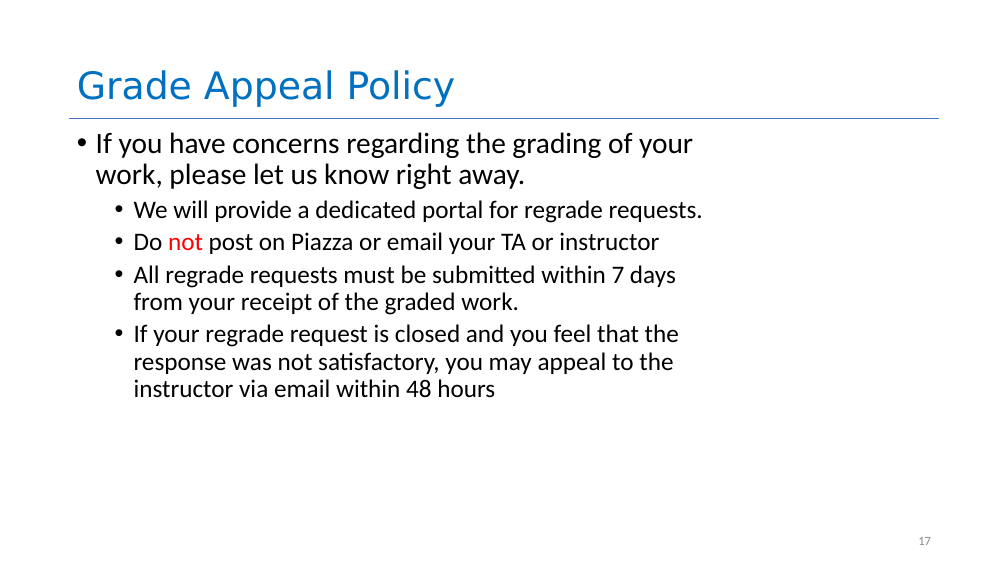
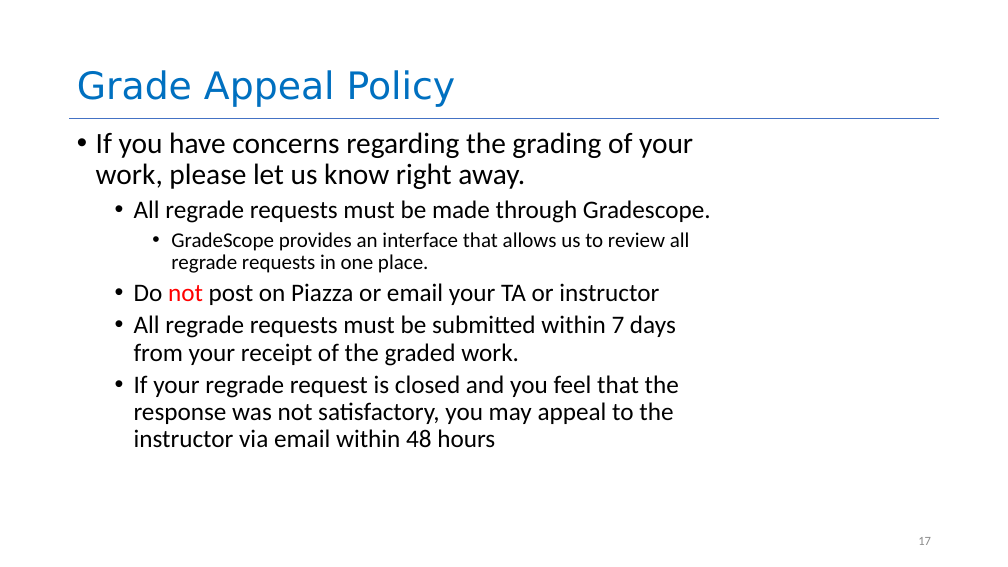
Before and after one commit to neu-se/CS4530-Fall-2022, a slide deck: slide 17 of Slides/Lesson 1.1 Course Introduction.pptx. Drawn at 1008x567 pixels with LibreOffice and Linux fonts; fonts in the diff are those of the drawing. Boxes give left, top, right and bottom in pixels: in the first picture for what was removed or moved away, otherwise in the second. Text is boxed around its words. In the diff, an @@ line names an element or a change of style, - is before the commit and + after.

```diff
--- a/Slides/Lesson 1.1 Course Introduction.pptx
+++ b/Slides/Lesson 1.1 Course Introduction.pptx
@@ text at [134,200,711,273]: text changed; size 24 to 20 pt @@
-  • We will provide a dedicated portal for regrade requests.
+  • All regrade requests must be made through Gradescope.
+    • GradeScope provides an interface that allows us to review all regrade requests in one place.
```
Also in this commit, not shown: 6 other slides changed, 2 other files.
